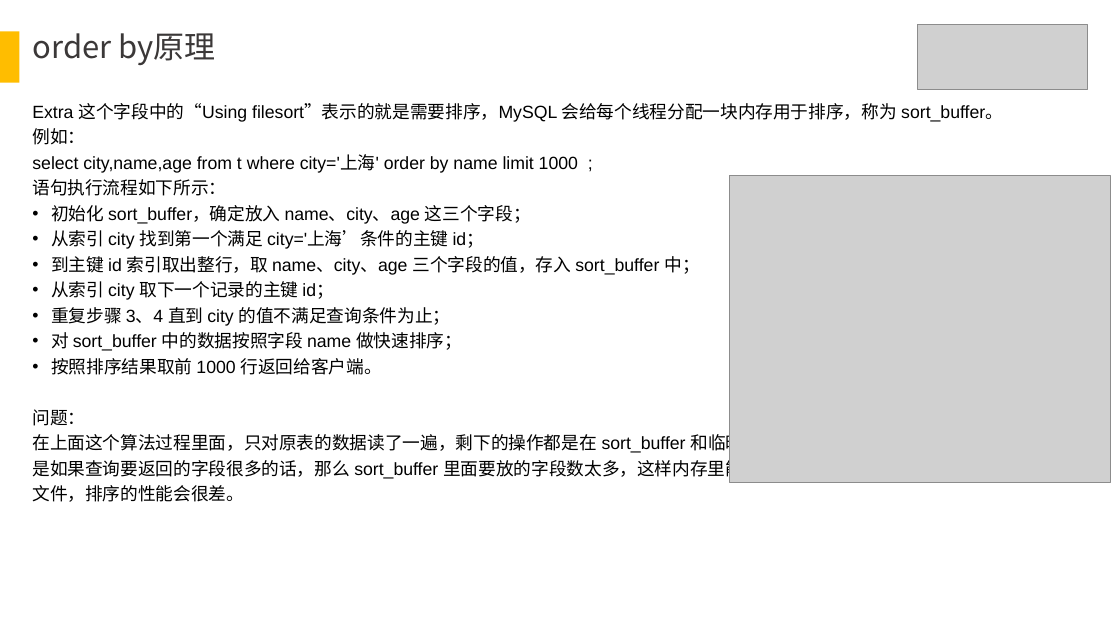
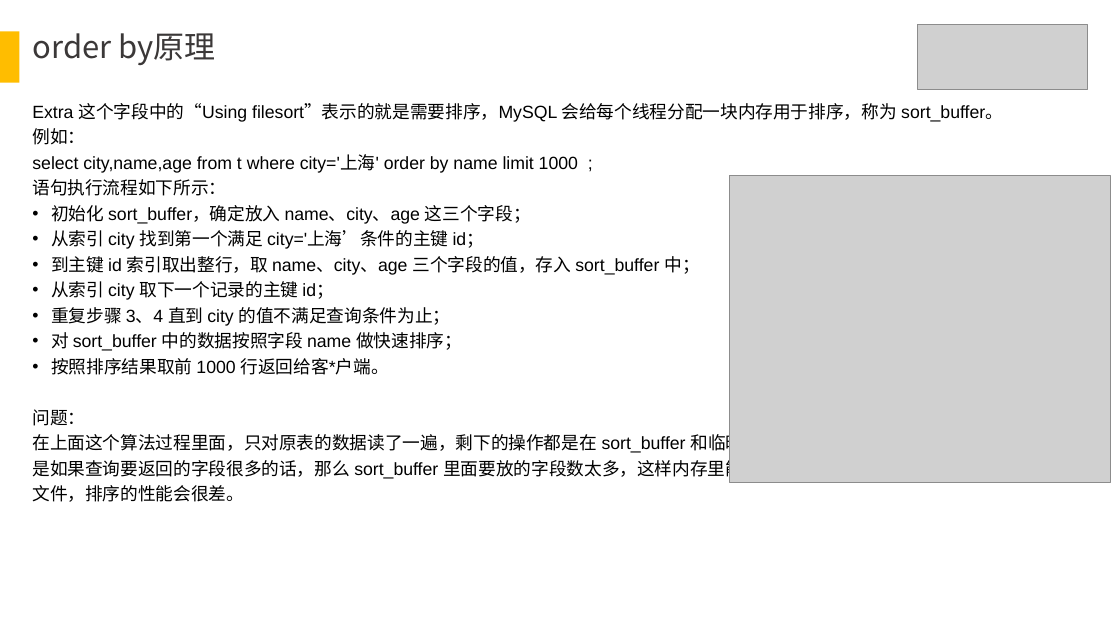
Before and after one commit to chujun/gitBackupConfig, a slide deck: slide 16 of document/mysql/MySQL索引和锁分享.ppt. Drawn at 1120x630 pixels with LibreOffice and Linux fonts; fonts in the diff are those of the drawing; grey boxes stand for pictures. Boxes give left, top, right and bottom in pixels: in the first picture for what was removed or moved away, otherwise in the second. Text is boxed around its words. In the diff, an @@ line names an element or a change of style, - is before the commit and + after.

```diff
--- a/document/mysql/MySQL索引和锁分享.ppt
+++ b/document/mysql/MySQL索引和锁分享.ppt
@@ text at (x1=51, y1=358, x2=389, y2=375): text changed @@
-• 按照排序结果取前 1000 行返回给客户端。
+• 按照排序结果取前 1000 行返回给客*户端。
```
Also in this commit, not shown: 2 other slides changed, 1 other file.
